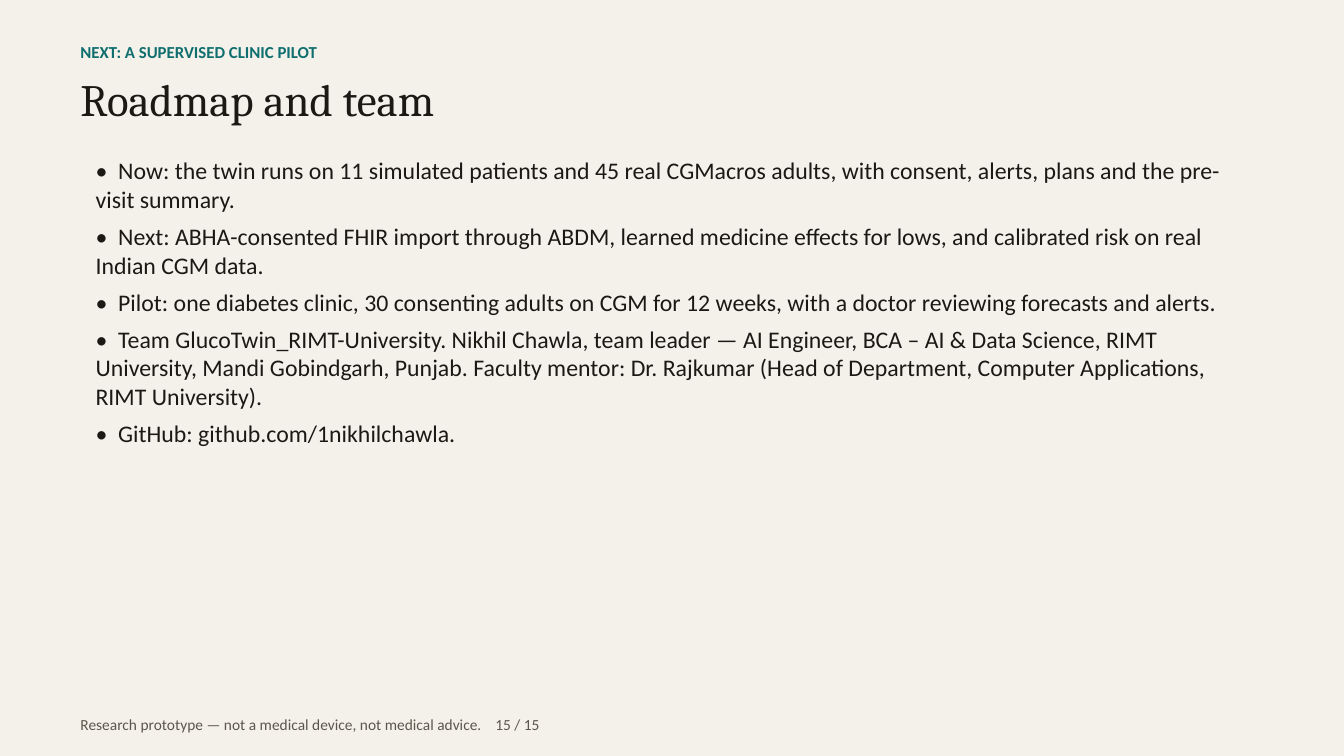
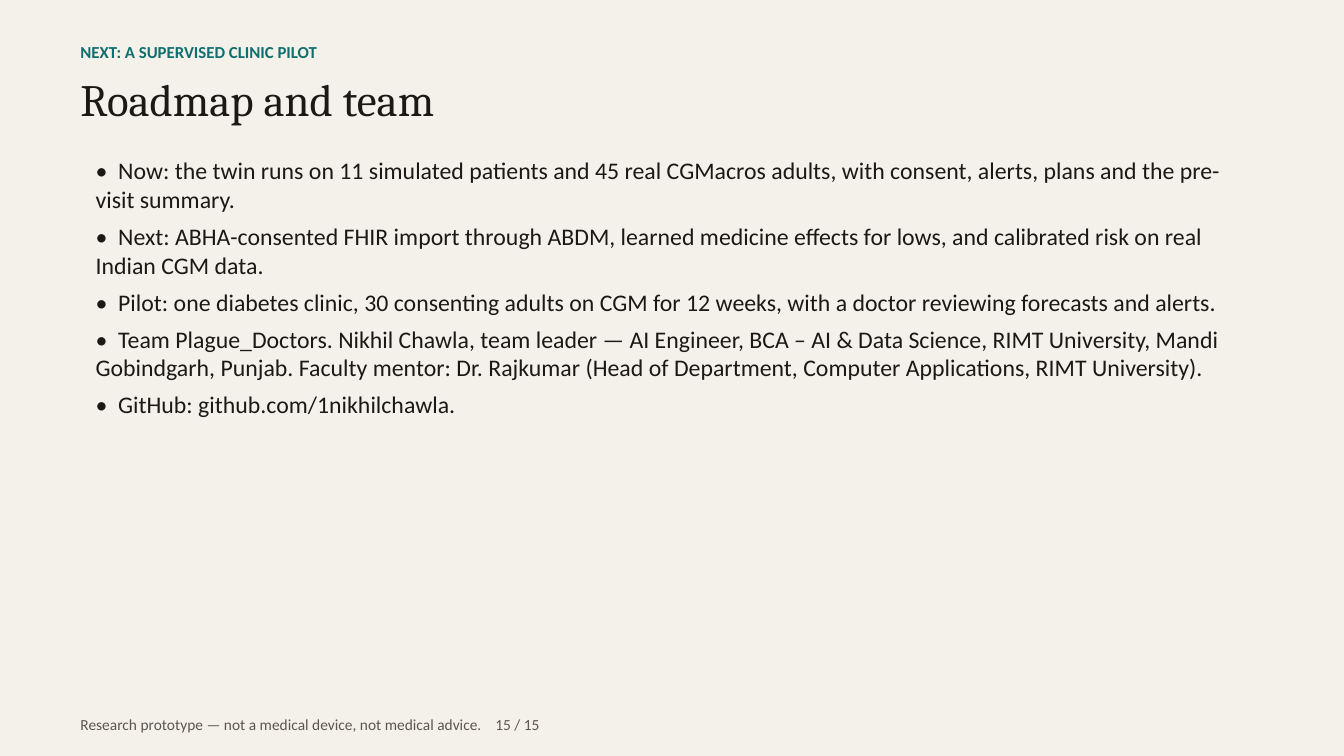
Before and after one commit to 1nikhilchawla/Plague_Doctors_RIMT_UNIVERSITY, a slide deck: slide 15 of docs/presentation/GlucoTwin_Presentation.pptx. Drawn at 1344x756 pixels with LibreOffice and Linux fonts; fonts in the diff are those of the drawing. Boxes give left, top, right and bottom in pixels: in the first picture for what was removed or moved away, otherwise in the second. Text is boxed around its words. In the diff, an @@ line names an element or a change of style, - is before the commit and + after.

Commit message:
Team name: Plague_Doctors

```diff
--- a/docs/presentation/GlucoTwin_Presentation.pptx
+++ b/docs/presentation/GlucoTwin_Presentation.pptx
@@ text at (96,331,1218,380): text changed @@
-• Team GlucoTwin_RIMT-University. Nikhil Chawla, team leader — AI Engineer, BCA – AI & Data Science, RIMT University, Mandi Gobindgarh, Punjab. Faculty mentor: Dr. Rajkumar (Head of Department, Computer Applications, RIMT University).
+• Team Plague_Doctors. Nikhil Chawla, team leader — AI Engineer, BCA – AI & Data Science, RIMT University, Mandi Gobindgarh, Punjab. Faculty mentor: Dr. Rajkumar (Head of Department, Computer Applications, RIMT University).
```
Also in this commit, not shown: 1 other slide changed, 5 other files.
